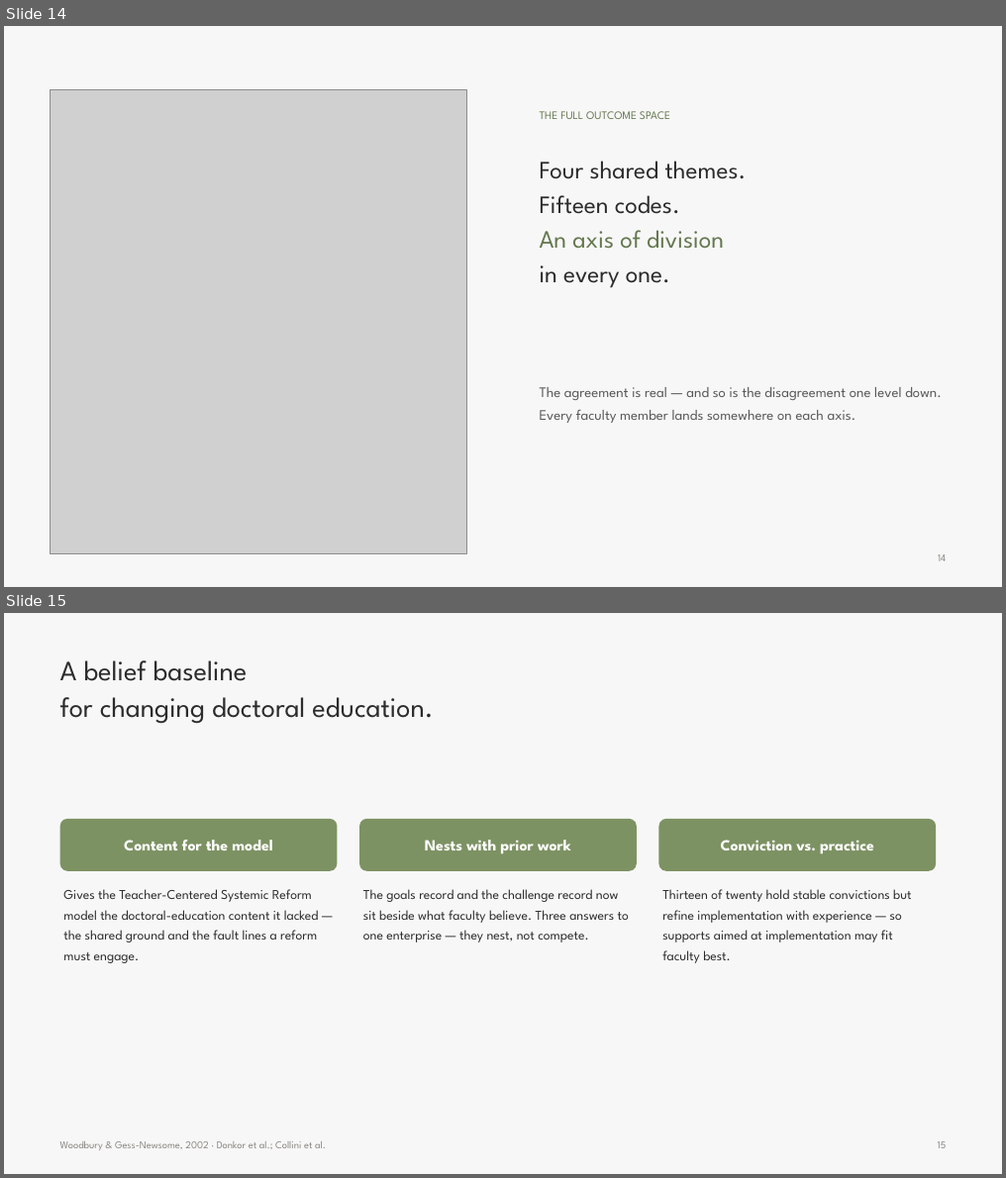
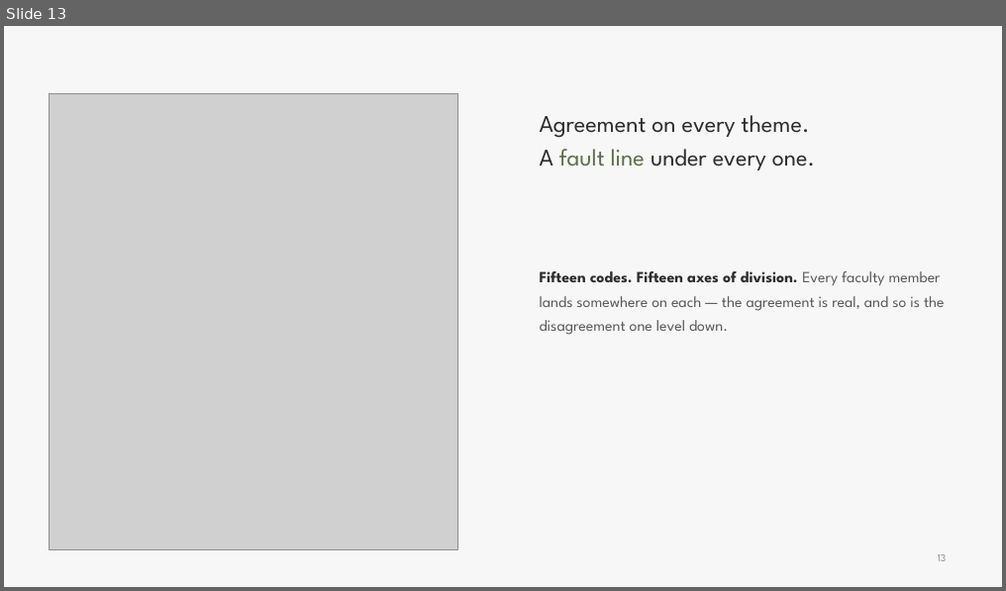
Before and after one commit to 7ahra/resnet_exploration, a slide deck: bcce_2026_faculty_beliefs/BCCE2026_faculty_beliefs.pptx. Shown one above the other, each under a label of ours: slides 14 and 15 before the commit, slide 13 after it. The pictures are 1006x1178 and 1006x591 pixels, drawn with LibreOffice and Linux fonts; fonts in the diff are those of the drawing; grey boxes stand for pictures; background and template pictures are left out. Boxes give left, top, right and bottom in pixels: in the first picture for what was removed or moved away, otherwise in the second. Text is boxed around its words. In the diff, an @@ line names an element or a change of style, - is before the commit and + after.

```diff
--- a/bcce_2026_faculty_beliefs/BCCE2026_faculty_beliefs.pptx
+++ b/bcce_2026_faculty_beliefs/BCCE2026_faculty_beliefs.pptx
@@ slide 15 removed at (x1=4, y1=613, x2=1002, y2=1174), background picture (left out) @@
@@ rectangle removed at (x1=4, y1=613, x2=1002, y2=1174) @@
@@ text removed at (x1=60, y1=661, x2=433, y2=723) @@
-A belief baseline
-for changing doctoral education.
@@ rounded rectangle removed at (x1=60, y1=819, x2=338, y2=871) @@
@@ rounded rectangle removed at (x1=359, y1=819, x2=637, y2=871) @@
@@ rounded rectangle removed at (x1=659, y1=819, x2=936, y2=871) @@
@@ text removed at (x1=124, y1=840, x2=272, y2=851) @@
-Content for the model
@@ text removed at (x1=425, y1=840, x2=571, y2=855) @@
-Nests with prior work
@@ text removed at (x1=721, y1=840, x2=874, y2=855) @@
-Conviction vs. practice
@@ text removed at (x1=63, y1=889, x2=319, y2=963) @@
-Gives the Teacher-Centered Systemic Reform model the doctoral-education content it lacked — the shared ground and the fault lines a reform must engage.
@@ text removed at (x1=363, y1=889, x2=629, y2=943) @@
-The goals record and the challenge record now sit beside what faculty believe. Three answers to one enterprise — they nest, not compete.
@@ text removed at (x1=662, y1=889, x2=911, y2=963) @@
-Thirteen of twenty hold stable convictions but refine implementation with experience — so supports aimed at implementation may fit faculty best.
@@ text removed at (x1=60, y1=1142, x2=326, y2=1151) @@
-Woodbury & Gess-Newsome, 2002 · Donkor et al.; Collini et al.
@@ text removed at (x1=938, y1=1142, x2=946, y2=1149) @@
-15
@@ what was slide 14 is now slide 13 @@
@@ slide 13 changed as well @@
@@ picture resized from (x1=51, y1=89, x2=466, y2=554) to (x1=49, y1=93, x2=458, y2=550) @@
@@ text at (x1=540, y1=115, x2=815, y2=171): text changed; size 11 to 23 pt; text colour #64774E to #2C2C2C @@
-THE FULL OUTCOME SPACE
+Agreement on every theme.
+A fault line under every one.
@@ text at (x1=540, y1=272, x2=944, y2=335): text changed; size 24 to 15 pt; text colour #2C2C2C to #595959 @@
-Four shared themes.
-Fifteen codes.
-An axis of division
-in every one.
+Fifteen codes. Fifteen axes of division. Every faculty member lands somewhere on each — the agreement is real, and so is the disagreement one level down.
@@ text removed at (x1=540, y1=387, x2=942, y2=423) @@
-The agreement is real — and so is the disagreement one level down. Every faculty member lands somewhere on each axis.
@@ text at (x1=938, y1=555, x2=946, y2=562): text changed @@
-14
+13
```
Also in this commit, not shown: 9 other slides changed, 5 slides added, 5 other slides removed, 3 other files.
